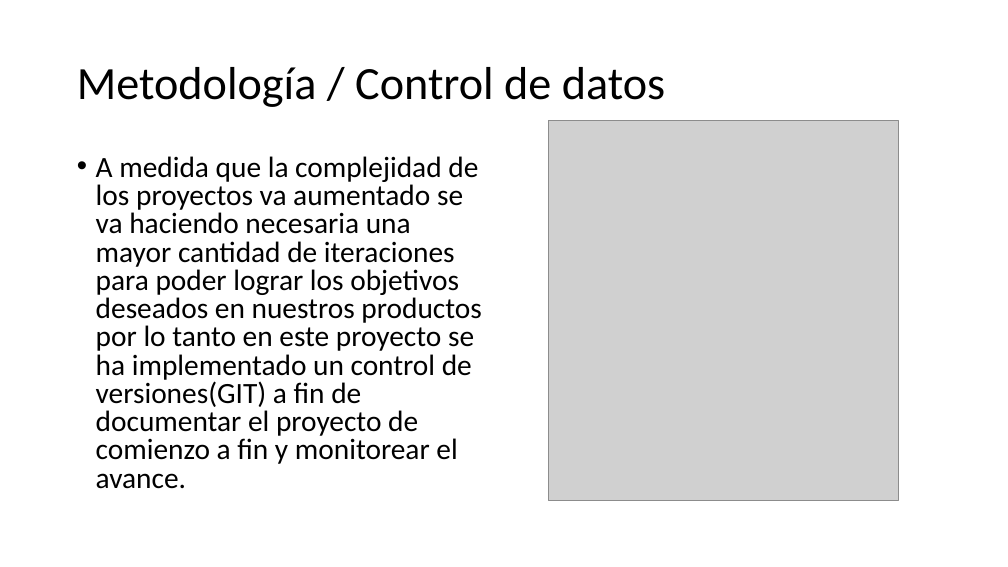
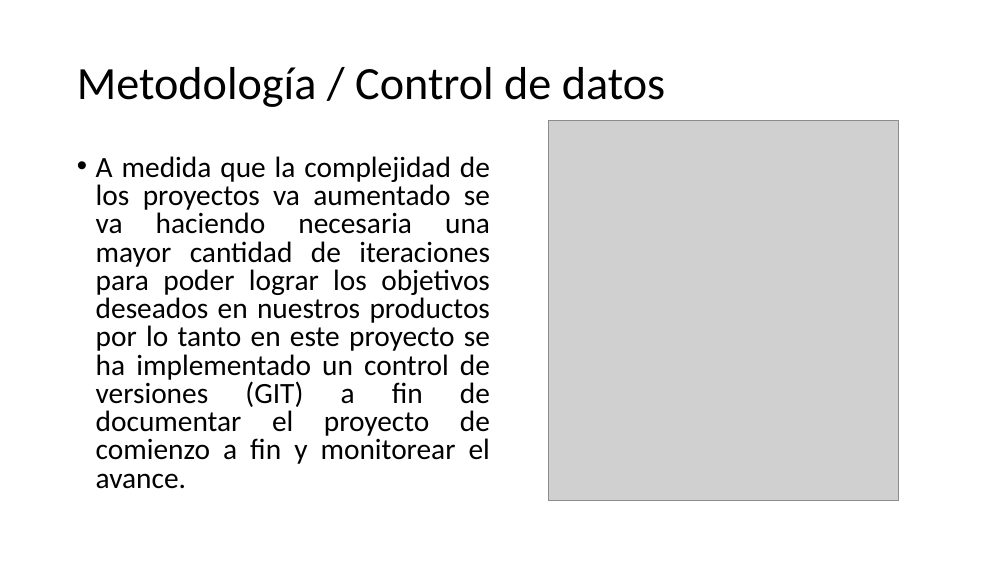
Before and after one commit to Ricvr98/CNC-UNI-Monografia-, a slide deck: slide 8 of conferencia/Diseño y fabricación de una máquina Control Numérico.pptx. Drawn at 1008x567 pixels with LibreOffice and Linux fonts; fonts in the diff are those of the drawing; grey boxes stand for pictures; background and template pictures are left out. Boxes give left, top, right and bottom in pixels: in the first picture for what was removed or moved away, otherwise in the second. Text is boxed around its words. In the diff, an @@ line names an element or a change of style, - is before the commit and + after.

```diff
--- a/conferencia/Diseño y fabricación de una máquina Control Numérico.pptx
+++ b/conferencia/Diseño y fabricación de una máquina Control Numérico.pptx
@@ text at (96, 156, 490, 489): text changed @@
-• A medida que la complejidad de los proyectos va aumentado se va haciendo necesaria una mayor cantidad de iteraciones para poder lograr los objetivos deseados en nuestros productos por lo tanto en este proyecto se ha implementado un control de versiones(GIT) a fin de documentar el proyecto de comienzo a fin y monitorear el avance.
+• A medida que la complejidad de los proyectos va aumentado se va haciendo necesaria una mayor cantidad de iteraciones para poder lograr los objetivos deseados en nuestros productos por lo tanto en este proyecto se ha implementado un control de versiones (GIT) a fin de documentar el proyecto de comienzo a fin y monitorear el avance.
```
Also in this commit, not shown: 5 other slides changed, 49 other files.
